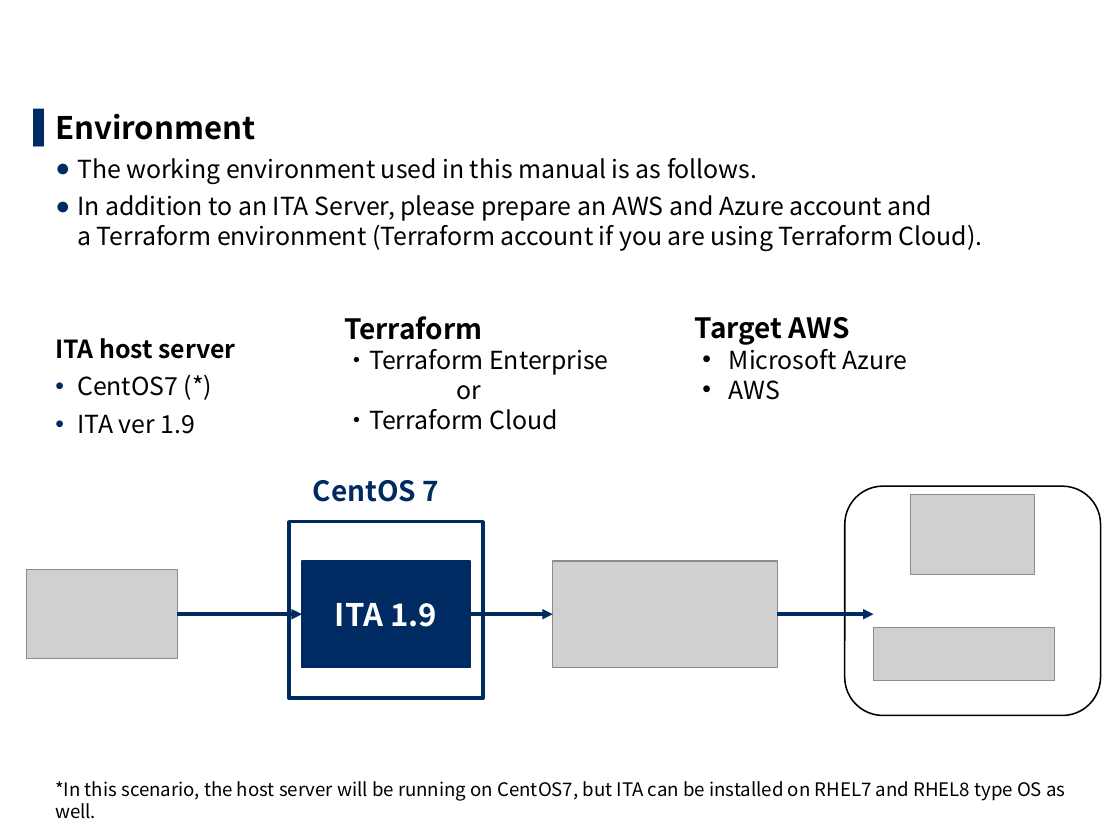
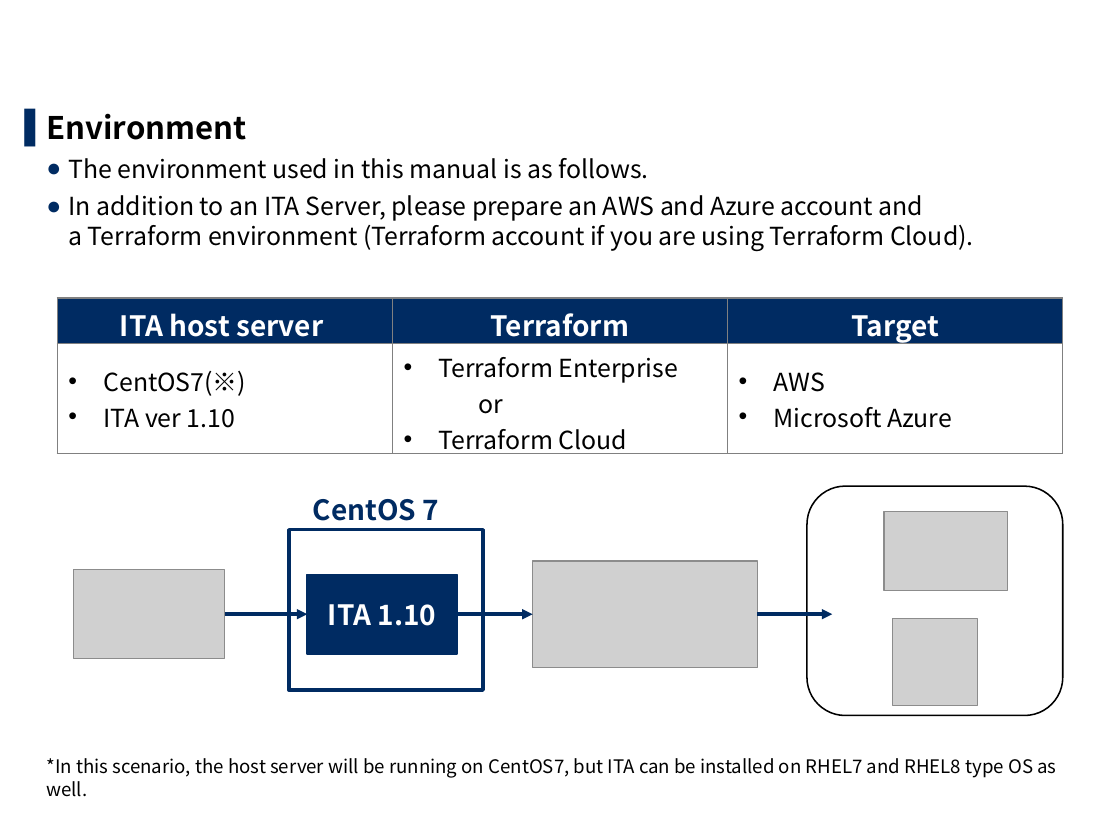
Before and after one commit to exastro-suite/it-automation-docs, a slide deck: slide 5 of asset/Learn/ITA-Terraform-driver-practice_en.pptx (slide 6 before the commit). Drawn at 1120x840 pixels with LibreOffice and Linux fonts; fonts in the diff are those of the drawing; grey boxes stand for pictures; background and template pictures are left out. Boxes give left, top, right and bottom in pixels: in the first picture for what was removed or moved away, otherwise in the second. Text is boxed around its words. In the diff, an @@ line names an element or a change of style, - is before the commit and + after.

```diff
--- a/asset/Learn/ITA-Terraform-driver-practice_en.pptx
+++ b/asset/Learn/ITA-Terraform-driver-practice_en.pptx
@@ text "Environment" moved from (x1=55, y1=113, x2=1065, y2=801) to (x1=46, y1=113, x2=1056, y2=797) @@
@@ text at (x1=68, y1=158, x2=649, y2=179): text changed @@
-  ● The working environment used in this manual is as follows.
+  ● The environment used in this manual is as follows.
@@ table added at (x1=57, y1=298, x2=1062, y2=458), 2 rows, 3 columns @@
+ITA host server | Terraform | Target
+CentOS7(※) / ITA ver 1.10 | Terraform Enterprise / or / Terraform Cloud | AWS / Microsoft Azure
@@ text removed at (x1=344, y1=316, x2=608, y2=430) @@
-Terraform
-・Terraform Enterprise
-or
-・Terraform Cloud
@@ text removed at (x1=695, y1=317, x2=907, y2=400) @@
-  Target AWS
-  • Microsoft Azure
-  • AWS
@@ text at (x1=55, y1=338, x2=235, y2=434): paragraphs removed @@
-  ITA host server
-  • CentOS7 (*)
-  • ITA ver 1.9
@@ text "CentOS 7" moved from (x1=313, y1=480, x2=440, y2=502) to (x1=313, y1=499, x2=440, y2=521) @@
@@ rounded rectangle moved from (x1=844, y1=486, x2=1100, y2=716) to (x1=808, y1=486, x2=1063, y2=716) @@
@@ rectangle resized from (x1=289, y1=522, x2=483, y2=699) to (x1=289, y1=530, x2=483, y2=690) @@
@@ picture moved from (x1=911, y1=495, x2=1034, y2=575) to (x1=884, y1=511, x2=1007, y2=590) @@
@@ picture moved from (x1=553, y1=561, x2=778, y2=668) to (x1=533, y1=561, x2=758, y2=668) @@
@@ picture moved from (x1=27, y1=570, x2=178, y2=659) to (x1=74, y1=570, x2=225, y2=659) @@
@@ rectangle "ITA 1.10" resized from (x1=302, y1=561, x2=470, y2=668) to (x1=307, y1=575, x2=457, y2=654) @@
@@ arrow moved from (177, 614) - (302, 614) to (225, 614) - (307, 614) @@
@@ text in rectangle at (x1=328, y1=604, x2=437, y2=626): text changed; size 20 to 18 pt @@
-ITA 1.9
+ITA 1.10
@@ arrow moved from (470, 614) - (553, 614) to (457, 614) - (533, 614) @@
@@ arrow moved from (777, 614) - (874, 614) to (757, 614) - (832, 614) @@
@@ picture removed at (x1=874, y1=627, x2=1054, y2=681) @@
@@ picture added at (x1=893, y1=618, x2=978, y2=706) @@
```
Also in this commit, not shown: 16 other slides changed, 1 slide removed, 11 other files.
